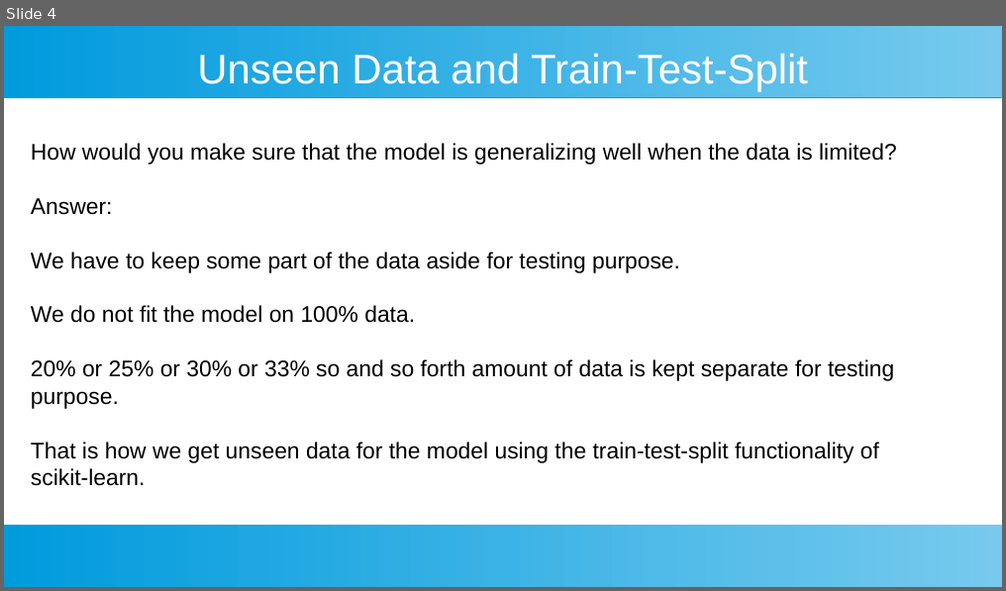
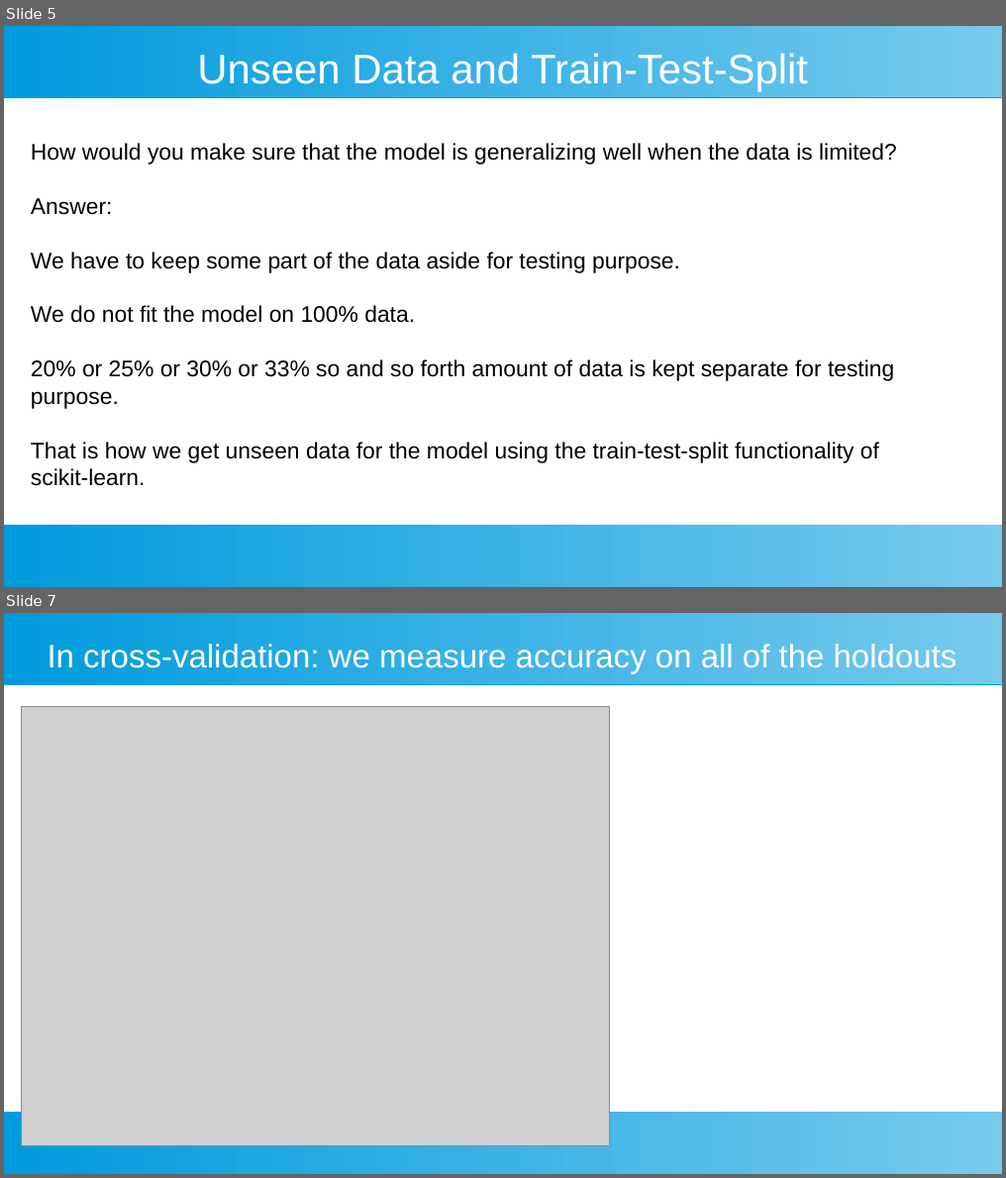
Before and after one commit to ashishjain1547/dataAnalyticsCourse, a slide deck: slides/(14) generalization and overfitting.odp. Shown one above the other, each under a label of ours: slide 4 before the commit, slides 5 and 7 after it; the slides between them are not shown. The pictures are 1006x591 and 1006x1178 pixels, drawn with LibreOffice and Linux fonts; fonts in the diff are those of the drawing; grey boxes stand for pictures. Boxes give left, top, right and bottom in pixels: in the first picture for what was removed or moved away, otherwise in the second. Text is boxed around its words. In the diff, an @@ line names an element or a change of style, - is before the commit and + after.

```diff
--- a/slides/(14) generalization and overfitting.odp
+++ b/slides/(14) generalization and overfitting.odp
@@ slide 7 added at (4, 613, 1002, 1174), background #FFFFFF; not listed: 2 template elements that a slide beside it also shows @@
@@ title added at (48, 644, 957, 673), 26 pt, text #FFFFFF @@
+In cross-validation: we measure accuracy on all of the holdouts
@@ picture added at (22, 706, 611, 1147) @@
@@ what was slide 4 is now slide 5 @@
```
Also in this commit, not shown: 1 slide changed, 2 other slides added, 27 other files.
